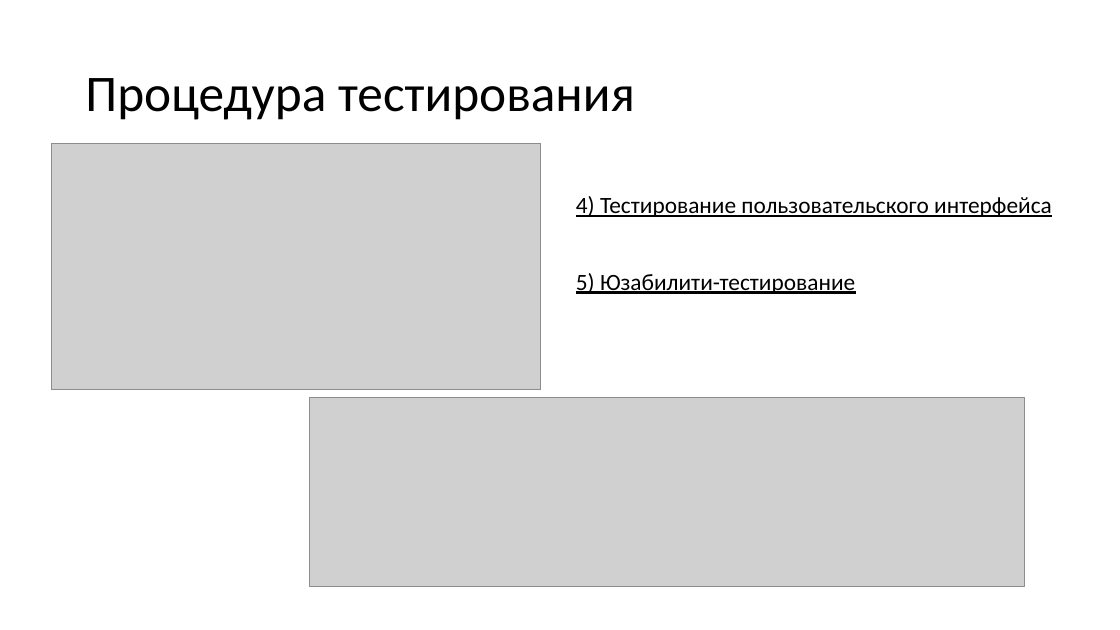
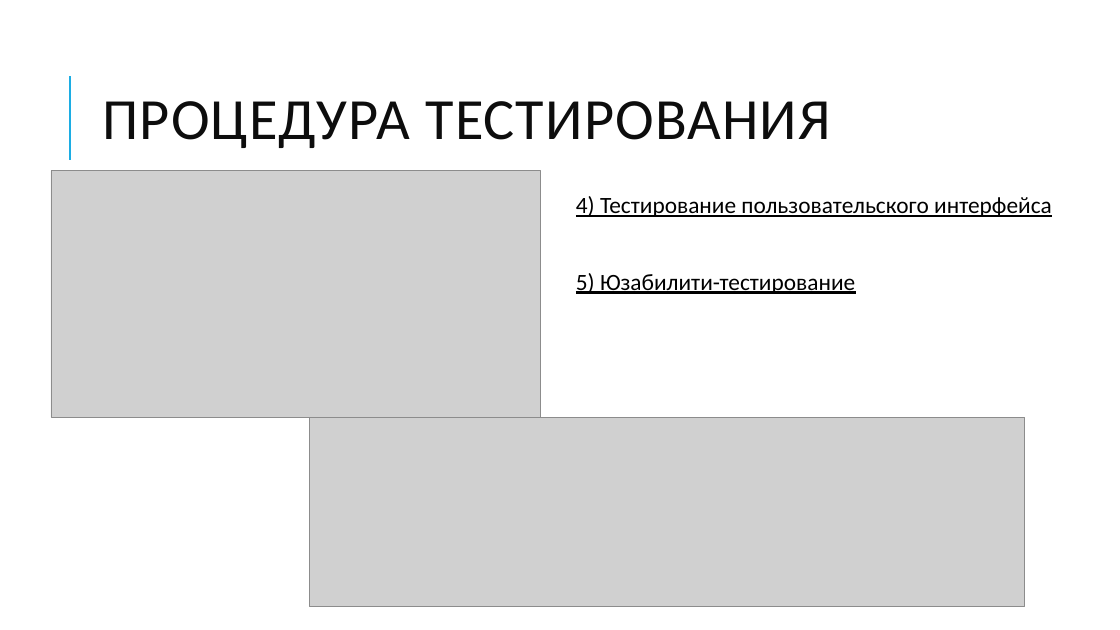
Before and after one commit to N0tilT/Timelon, a slide deck: slide 24 of docs/Timelon.pptx. Drawn at 1120x630 pixels with LibreOffice and Linux fonts; fonts in the diff are those of the drawing; grey boxes stand for pictures. Boxes give left, top, right and bottom in pixels: in the first picture for what was removed or moved away, otherwise in the second. Text is boxed around its words. In the diff, an @@ line names an element or a change of style, - is before the commit and + after.

```diff
--- a/docs/Timelon.pptx
+++ b/docs/Timelon.pptx
@@ line added from (70, 160) to (70, 76), #1CADE4 1.5 pt @@
@@ title at [102, 101, 831, 148]: text changed; size 44 to 50 pt; text colour #000000 to #0D0D0D @@
-Процедура тестирования
+ПРОЦЕДУРА ТЕСТИРОВАНИЯ
@@ picture: place and size @@
-picture at [51, 144, 541, 390]
+picture at [51, 171, 541, 417]
@@ picture: place and size @@
-picture at [309, 397, 1025, 587]
+picture at [309, 418, 1025, 607]
```
Also in this commit, not shown: 24 other slides changed.
